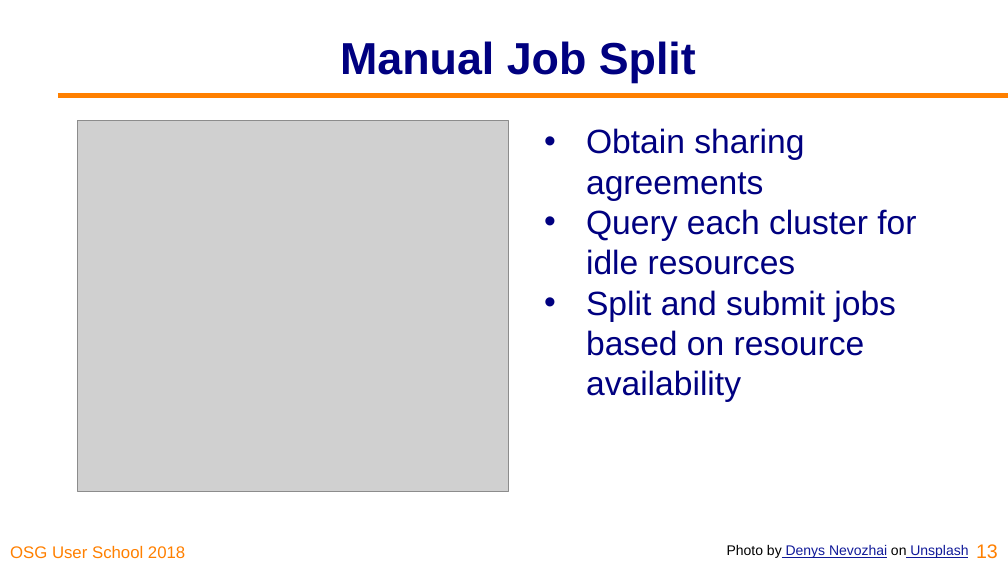
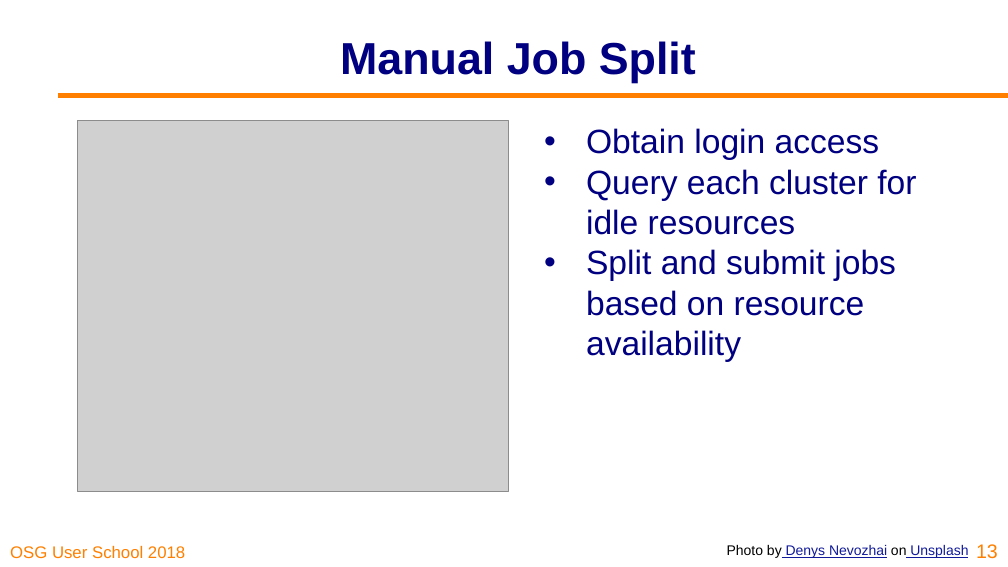
Before and after one commit to osg-htc/user-school-2018, a slide deck: slide 13 of docs/materials/day2/files/osgus18-day2-part1-intro-to-dhtc.pptx. Drawn at 1008x567 pixels with LibreOffice and Linux fonts; fonts in the diff are those of the drawing; grey boxes stand for pictures; background and template pictures are left out. Boxes give left, top, right and bottom in pixels: in the first picture for what was removed or moved away, otherwise in the second. Text is boxed around its words. In the diff, an @@ line names an element or a change of style, - is before the commit and + after.

```diff
--- a/docs/materials/day2/files/osgus18-day2-part1-intro-to-dhtc.pptx
+++ b/docs/materials/day2/files/osgus18-day2-part1-intro-to-dhtc.pptx
@@ text at box(586, 128, 880, 160): text changed @@
-• Obtain sharing agreements
+• Obtain login access
```
Also in this commit, not shown: 4 other slides changed, 1 slide added, 1 other file.
